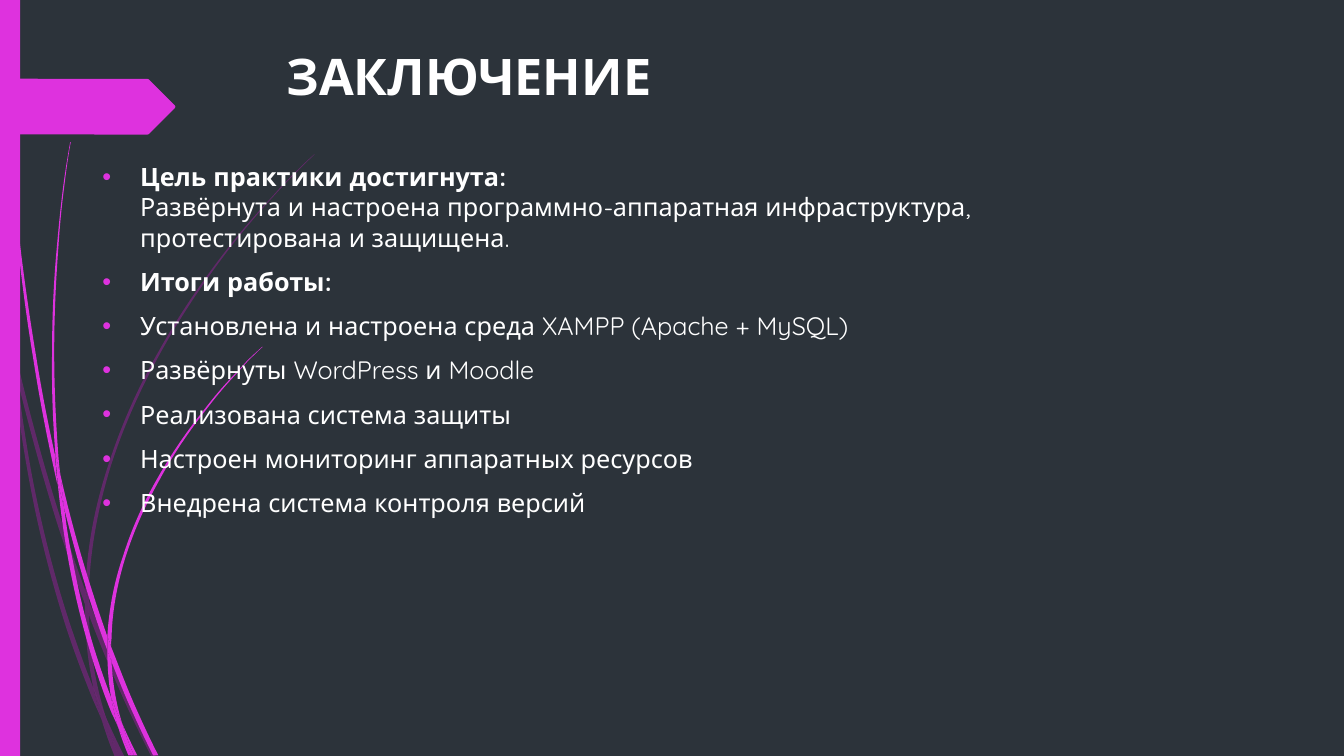
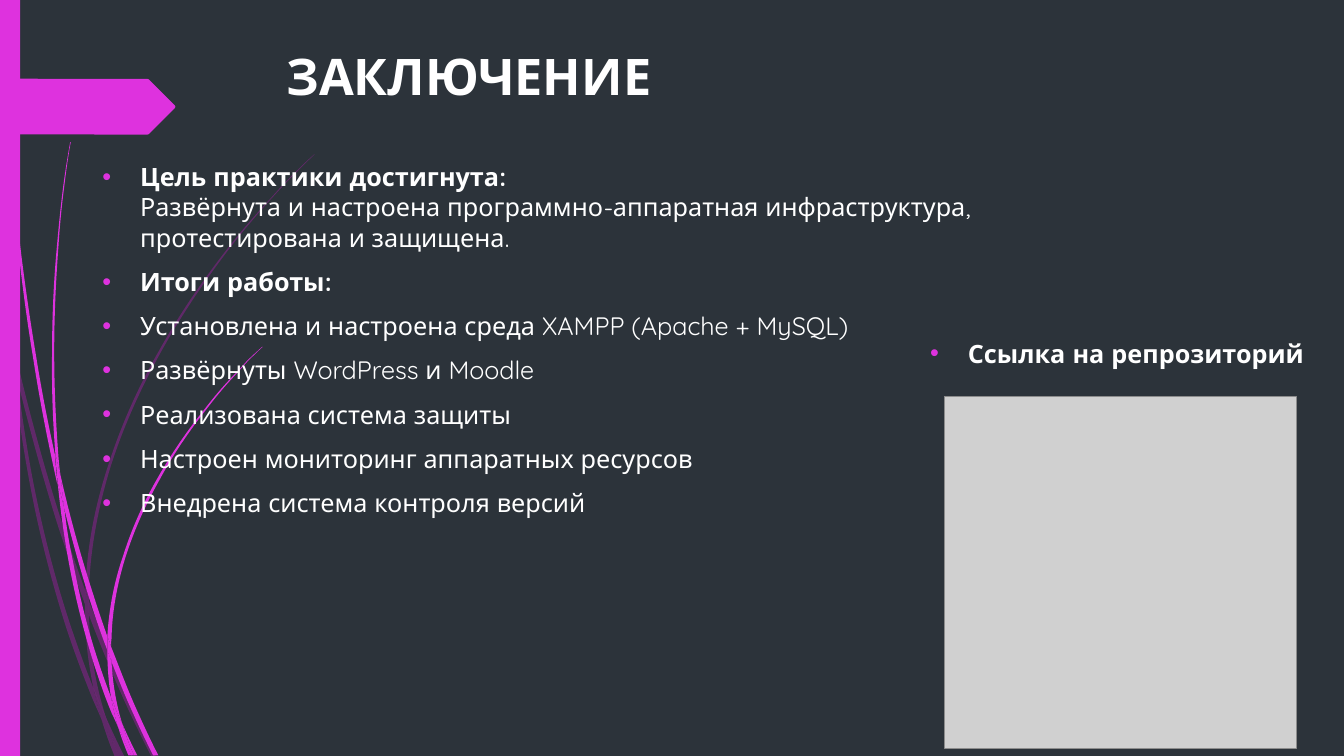
Before and after one commit to iffyuor/PM_04_Proizvodstvennaya, a slide deck: slide 15 of ОТЧЁТ ПО ПРОИЗВОДСТВЕННОЙ ПРАКТИКЕ.pptx. Drawn at 1344x756 pixels with LibreOffice and Linux fonts; fonts in the diff are those of the drawing; grey boxes stand for pictures. Boxes give left, top, right and bottom in pixels: in the first picture for what was removed or moved away, otherwise in the second. Text is boxed around its words. In the diff, an @@ line names an element or a change of style, - is before the commit and + after.

```diff
--- a/ОТЧЁТ ПО ПРОИЗВОДСТВЕННОЙ ПРАКТИКЕ.pptx
+++ b/ОТЧЁТ ПО ПРОИЗВОДСТВЕННОЙ ПРАКТИКЕ.pptx
@@ text added at [968,343,1303,369], 18 pt, text #FFFFFF, bold @@
+• Ссылка на репрозиторий
@@ picture added at [945,397,1297,749] @@
```
Also in this commit, not shown: 1 other file.
